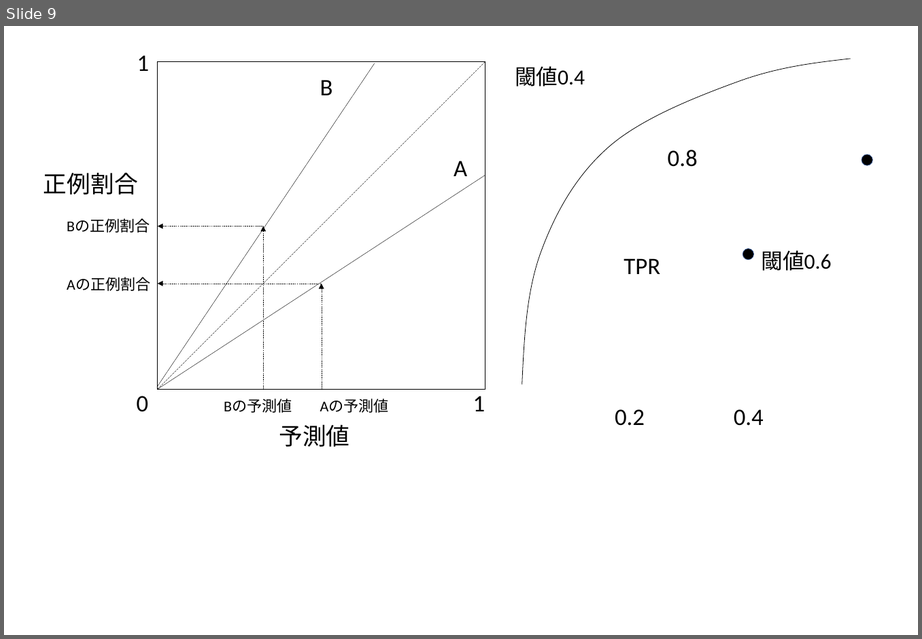
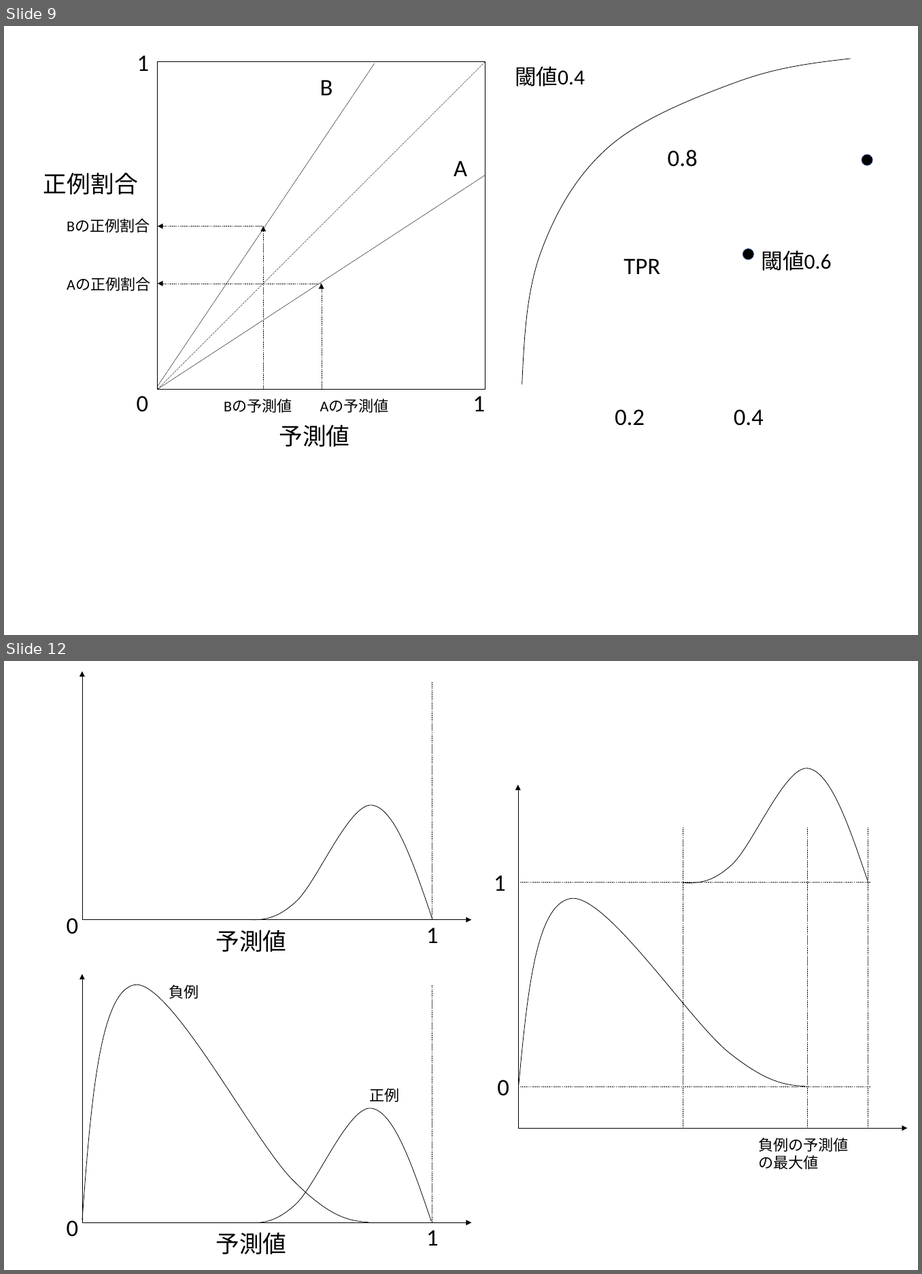
Before and after one commit to Rio114/MachineLearning, a slide deck: unbalance/images.pptx. Shown one above the other, each under a label of ours: slide 9 before the commit, slides 9 and 12 after it; the slides between them are not shown. The pictures are 922x639 and 922x1274 pixels, drawn with LibreOffice and Linux fonts; fonts in the diff are those of the drawing. Boxes give left, top, right and bottom in pixels: in the first picture for what was removed or moved away, otherwise in the second. Text is boxed around its words. In the diff, an @@ line names an element or a change of style, - is before the commit and + after.

```diff
--- a/unbalance/images.pptx
+++ b/unbalance/images.pptx
@@ slide 12 added at [4,661,918,1270], background #FFFFFF @@
@@ arrow added from (82, 920) to (82, 671), #000000 0.5 pt @@
@@ line added from (432, 682) to (432, 920), #000000 0.5 pt dashed @@
@@ freeform shape added at [683,768,868,883], outline #000000 1 pt @@
@@ arrow added from (518, 1128) to (518, 785), #000000 0.5 pt @@
@@ freeform shape added at [247,805,432,920], outline #000000 1 pt @@
@@ line added from (683, 828) to (683, 1129), #000000 0.5 pt dashed @@
@@ line added from (807, 828) to (807, 1129), #000000 0.5 pt dashed @@
@@ line added from (868, 828) to (868, 1129), #000000 0.5 pt dashed @@
@@ text added at [494,875,506,891], 44 pt, text #000000 @@
+1
@@ line added from (518, 882) to (871, 882), #000000 0.5 pt dashed @@
@@ freeform shape added at [519,898,805,1087], outline #000000 1 pt @@
@@ text added at [67,918,79,934], 44 pt, text #000000 @@
+0
@@ arrow added from (82, 920) to (471, 920), #000000 0.5 pt @@
@@ text added at [215,930,286,952], 44 pt, text #000000 @@
+予測値
@@ text added at [426,928,439,943], 44 pt, text #000000 @@
+1
@@ freeform shape added at [82,985,369,1223], outline #000000 1 pt @@
@@ arrow added from (82, 1223) to (82, 974), #000000 0.5 pt @@
@@ text added at [169,985,198,999], 28 pt, text #000000 @@
+負例
@@ line added from (432, 985) to (432, 1223), #000000 0.5 pt dashed @@
@@ text added at [369,1088,399,1102], 28 pt, text #000000 @@
+正例
@@ text added at [497,1080,509,1096], 44 pt, text #000000 @@
+0
@@ line added from (518, 1087) to (871, 1087), #000000 0.5 pt dashed @@
@@ freeform shape added at [247,1108,432,1223], outline #000000 1 pt @@
@@ arrow added from (518, 1128) to (907, 1128), #000000 0.5 pt @@
@@ text added at [758,1138,849,1170], 28 pt, text #000000 @@
+負例の予測値の最大値
@@ text added at [67,1221,79,1237], 44 pt, text #000000 @@
+0
@@ arrow added from (82, 1223) to (471, 1223), #000000 0.5 pt @@
@@ text added at [426,1230,439,1246], 44 pt, text #000000 @@
+1
@@ text added at [215,1232,286,1255], 44 pt, text #000000 @@
+予測値
```
Also in this commit, not shown: 3 other slides added, 1 slide removed, 5 other files.
